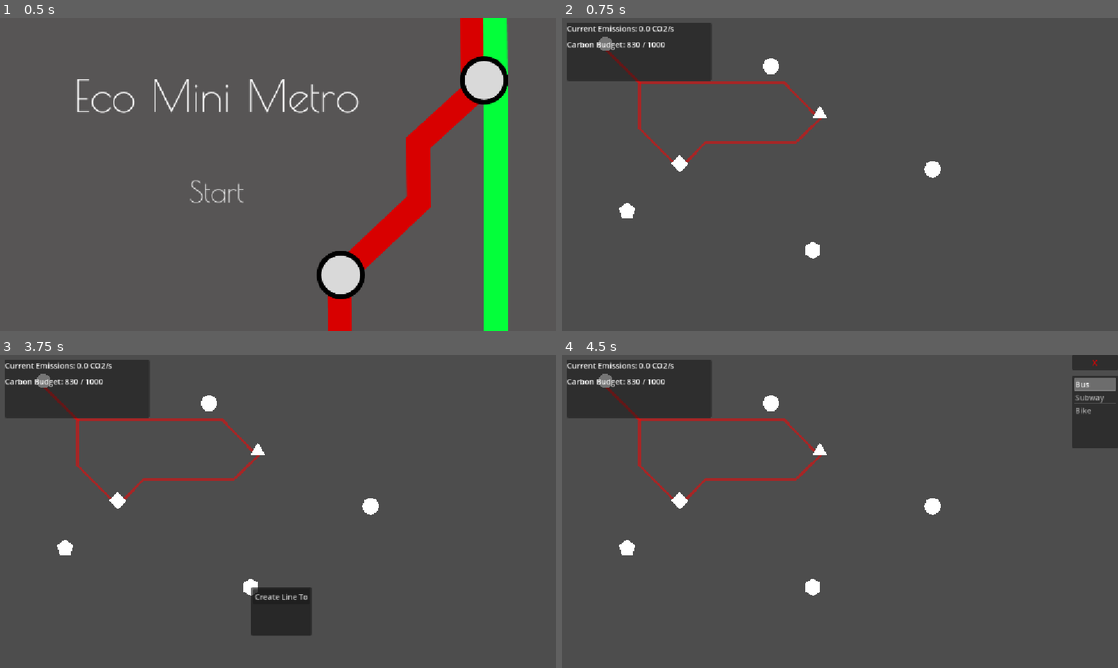
Above: before the commit, frames 1-4 (two rows, left to right).
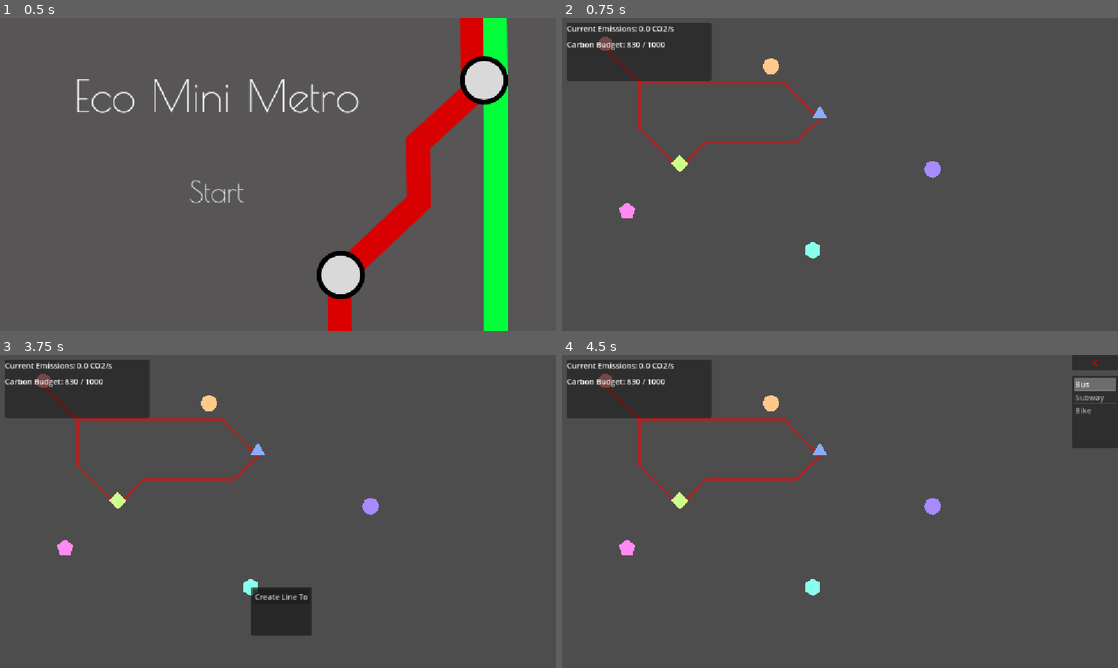
Above: after the commit, the same moments.

Repository: 9thAzure/CarbonCommuter
Game: Godot game, scene res://scenes/ui/menus/mainmenu.tscn
Same seed, same stepped clock (60 frames per second), same inputs: the game is played once before the commit and once after it.
Inputs (mouse positions are in pixels of both pictures, inside the frame that each line leads up to):
- Up to frame 1 (0.5 s): no input
- Up to frame 2 (0.75 s): click "Start" at 0.5 s
- Up to frame 3 (3.75 s): tap Enter at 1.25, 2.75 s; move the mouse to (400, 495) at 1.27 s; click (400, 495) at 1.42 s; tap Space at 2, 3.5 s; move the mouse to (166, 527) at 2.02 s; click (166, 527) at 2.17 s; move the mouse to (333, 442) at 2.77 s; click (333, 442) at 2.92 s; move the mouse to (250, 574) at 3.52 s; click (250, 574) at 3.67 s
- Up to frame 4 (4.5 s): click "Create Line To" at 4.25 s

Frame 1 is identical in both runs. In frame 2, 0.7% of the frame differs, in the area x 6-69%, y 6-77%; in frame 3, 0.7%; in frame 4, 0.7%.

Commit message:
Stations keep track of current waiting passengers automatically, altered formula for their display

Diff:
--- a/transport/station/station.gd
+++ b/transport/station/station.gd
@@ -16,6 +16,8 @@
 static var stations : Array[Station] = []
 
 var connected_lines : Array[Line] = []
+
+var waiting_passengers : Array[Passenger] = []
 
 var station_traffic := 0
 
@@ -75,26 +77,16 @@
 	# Passenger has arrived and despawns
 	pass
 
-func add_traffic() -> void:
-	station_traffic += 1
-	print("Station Traffic" + str(station_traffic))
-
 func spawn_passenger():
 	var passenger := passenger_scene.instantiate()
-	print(passenger.position.x)
 	passenger.position.x = 30 + 20 * (station_traffic)
 	passenger.position.y = 0
-	print(passenger.position.x)
-	print(position.x)
 
 	passenger.passenger_type = station_type
 	while passenger.passenger_type == station_type:
 		passenger.passenger_type = randi_range(0, stations.size() - 1)
 
 	add_child(passenger)
-	add_traffic()
-	print(passenger.position.x)
-	print(position.x)
 
 
 func _on_overcrowding_timer_timeout() -> void:
@@ -102,3 +94,28 @@
 	print("Overcrowded!")
 	Stats.add_emissions((station_traffic - station_max_capacity) * Stats.emissions_per_car)
 	station_traffic = station_max_capacity
+
+
+func _on_child_entered_tree(node: Node) -> void:
+	if node is Passenger:
+		var insert_i := waiting_passengers.bsearch_custom(node as Passenger, func(p1: Passenger, p2: Passenger) -> bool:
+			return p1.get_index() <= p2.get_index())
+
+		waiting_passengers.insert(insert_i, node)
+		update_passenger_positions()
+
+func _on_child_exiting_tree(node: Node) -> void:
+	if node is Passenger:
+		waiting_passengers.erase(node)
+		update_passenger_positions()
+
+func update_passenger_positions() -> void:
+	const PASSENGER_SHRINK_THRESHOLD := 4
+	var seperation := 20.0
+	if waiting_passengers.size() > PASSENGER_SHRINK_THRESHOLD:
+		seperation /= waiting_passengers.size() * 1.0 / PASSENGER_SHRINK_THRESHOLD
+
+	for i in waiting_passengers.size():
+		var passenger := waiting_passengers[i]
+		passenger.position.x = 30 + seperation * i
+		passenger.position.y = 0
--- a/transport/station/station.tscn
+++ b/transport/station/station.tscn
@@ -10,6 +10,8 @@
 monitoring = false
 script = ExtResource("1_06ycu")
 icon_size = 15.0
+icon_color = Color(1, 0.53999996, 0.53999996, 1)
+station_type = null
 
 [node name="CollisionShape2D" type="CollisionShape2D" parent="."]
 shape = SubResource("CircleShape2D_06ycu")
@@ -22,5 +24,7 @@
 [node name="OvercrowdingTimer" type="Timer" parent="."]
 wait_time = 30.0
 
+[connection signal="child_entered_tree" from="." to="." method="_on_child_entered_tree"]
+[connection signal="child_exiting_tree" from="." to="." method="_on_child_exiting_tree"]
 [connection signal="timeout" from="SpawnTrafficTimer" to="." method="_on_spawn_traffic_timer_timeout"]
 [connection signal="timeout" from="OvercrowdingTimer" to="." method="_on_overcrowding_timer_timeout"]
